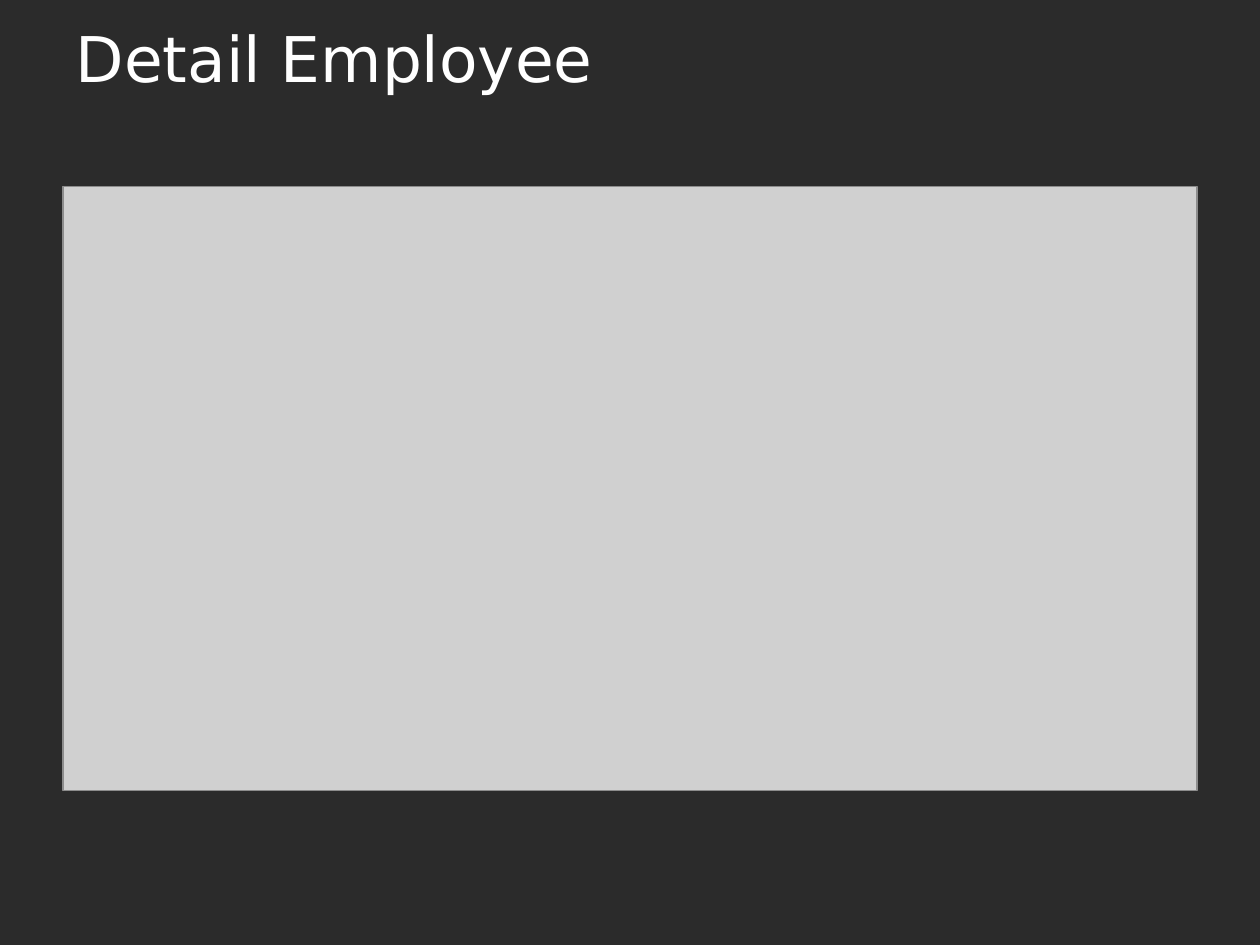
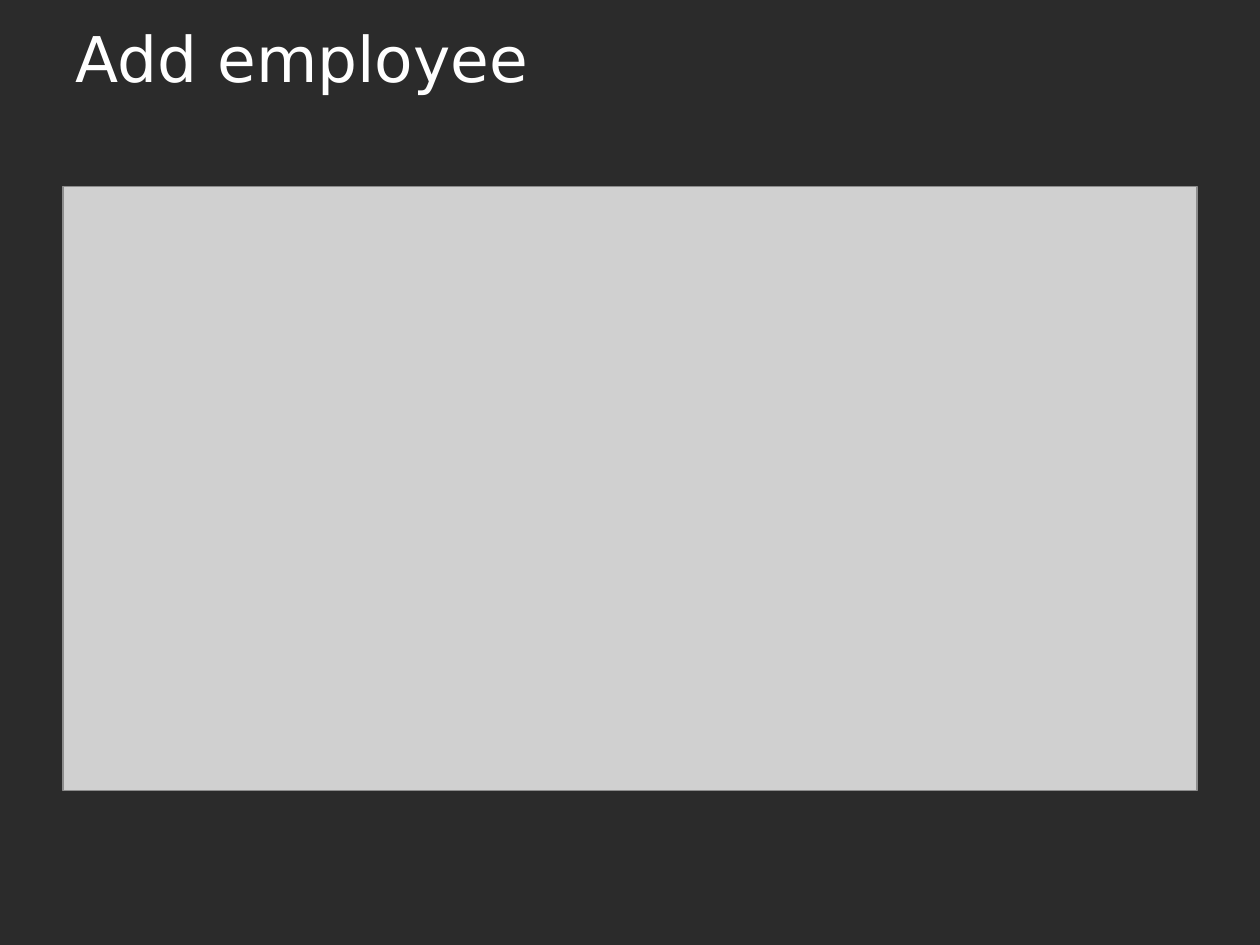
Before and after one commit to beryorindi/final-project, a slide deck: slide 8 of Bery Orindi.ppt (slide 9 before the commit). Drawn at 1260x945 pixels with LibreOffice and Linux fonts; fonts in the diff are those of the drawing; grey boxes stand for pictures; background and template pictures are left out; a plain dark background stands for a picture behind light text. Boxes give left, top, right and bottom in pixels: in the first picture for what was removed or moved away, otherwise in the second. Text is boxed around its words. In the diff, an @@ line names an element or a change of style, - is before the commit and + after.

```diff
--- a/Bery Orindi.ppt
+++ b/Bery Orindi.ppt
@@ title at (76, 34, 528, 95): text changed @@
-Detail Employee
+Add employee
```
Also in this commit, not shown: 1 other slide changed, 7 slides added, 6 slides removed, 12 other files.
